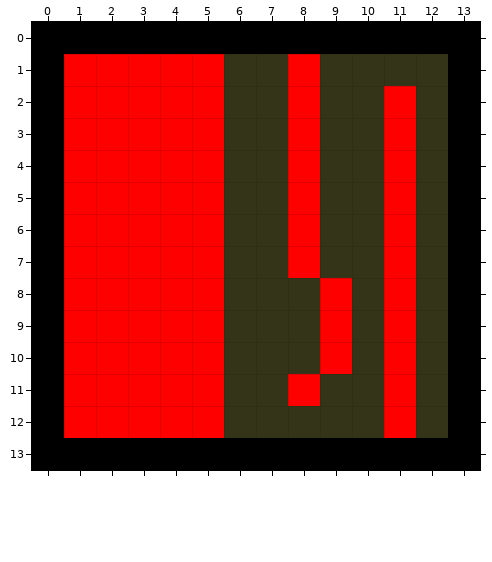
Tiled map, stored at assets/tiled/wall.tmx. Above, as it was before the edit.
Cells are 32x32 px. Shown: x 0..13, y 0..13.
The result:
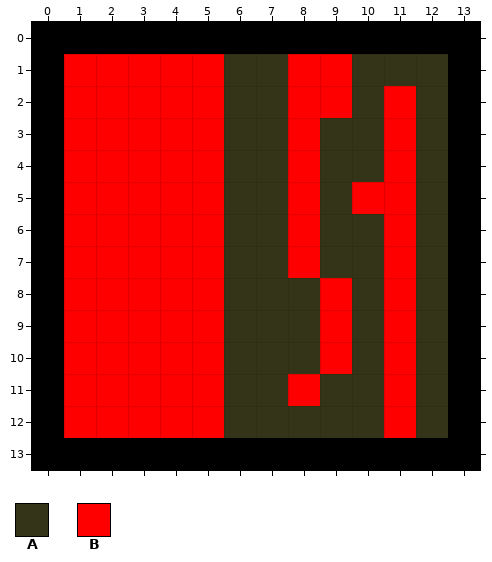
Key: from "background": A 3, B 20.
_ is an empty cell.
Tiles replaced or removed in this view: A.
What changed:
Changed rows in their new state; . is an unchanged cell.
Layer "background":
first column x 9:
 1 _.
 2 _.
 5 ._
Layer "death_layer":
first column x 9:
 1 B.
 2 B.
 5 .B
